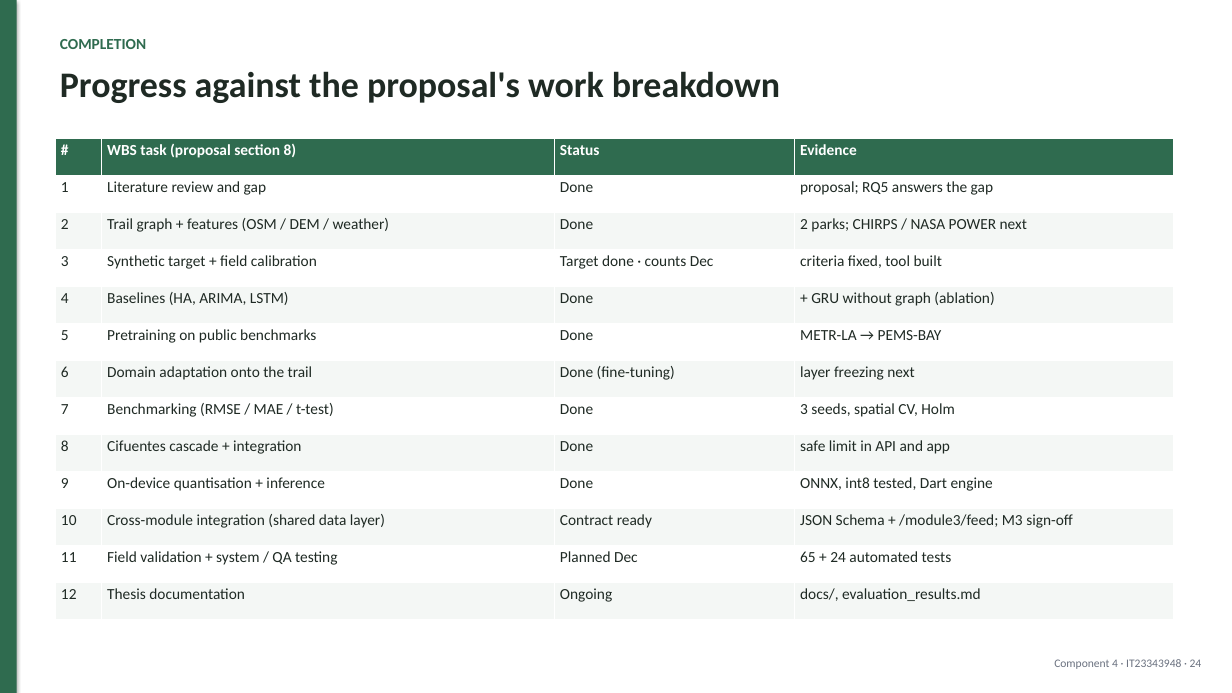
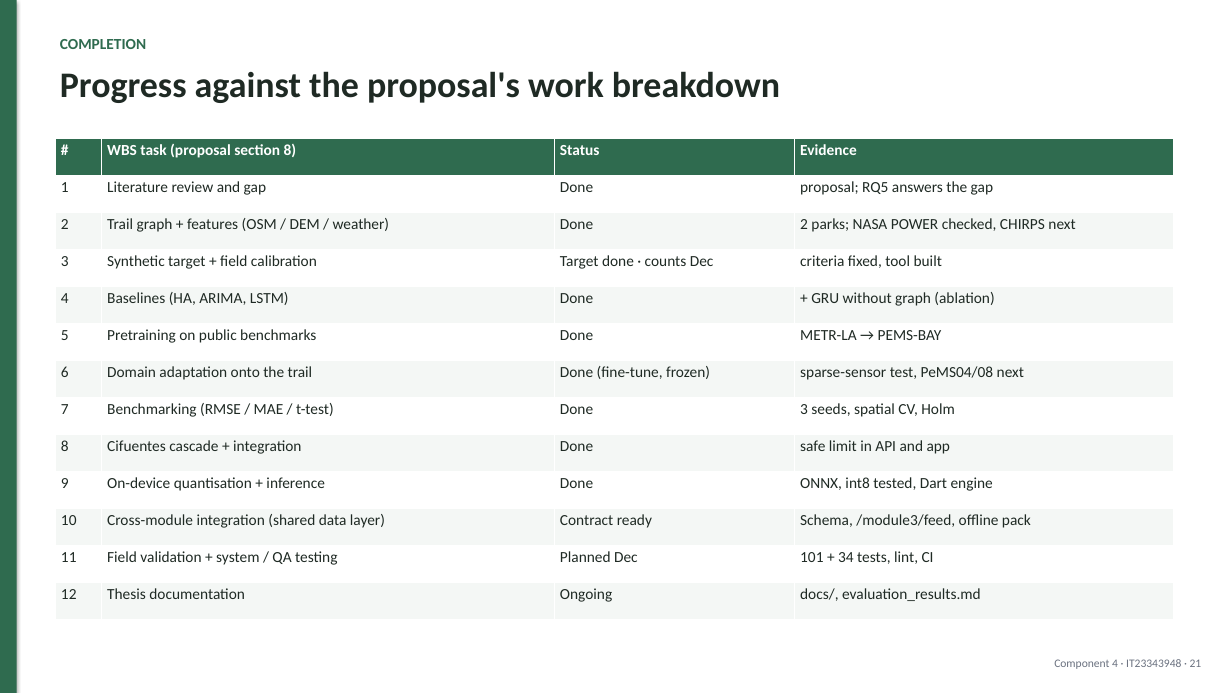
Before and after one commit to mirshadahamed/Decentralized-Hiking-AI, a slide deck: slide 21 of research/component_4/docs/slides/PP1_Component4.pptx (slide 24 before the commit). Drawn at 1232x693 pixels with LibreOffice and Linux fonts; fonts in the diff are those of the drawing. Boxes give left, top, right and bottom in pixels: in the first picture for what was removed or moved away, otherwise in the second. Text is boxed around its words. In the diff, an @@ line names an element or a change of style, - is before the commit and + after.

```diff
--- a/research/component_4/docs/slides/PP1_Component4.pptx
+++ b/research/component_4/docs/slides/PP1_Component4.pptx
@@ table at <box>55,139,1174,619</box> @@
-row 3, column 4: 2 parks; CHIRPS / NASA POWER next
+row 3, column 4: 2 parks; NASA POWER checked, CHIRPS next
-row 7, column 3: Done (fine-tuning)
+row 7, column 3: Done (fine-tune, frozen)
-row 7, column 4: layer freezing next
+row 7, column 4: sparse-sensor test, PeMS04/08 next
-row 11, column 4: JSON Schema + /module3/feed; M3 sign-off
+row 11, column 4: Schema, /module3/feed, offline pack
-row 12, column 4: 65 + 24 automated tests
+row 12, column 4: 101 + 34 tests, lint, CI
@@ text at <box>1054,659,1202,669</box>: text changed @@
-Component 4 · IT23343948 · 24
+Component 4 · IT23343948 · 21
```
Also in this commit, not shown: 23 other slides changed, 4 slides added, 27 other files.
